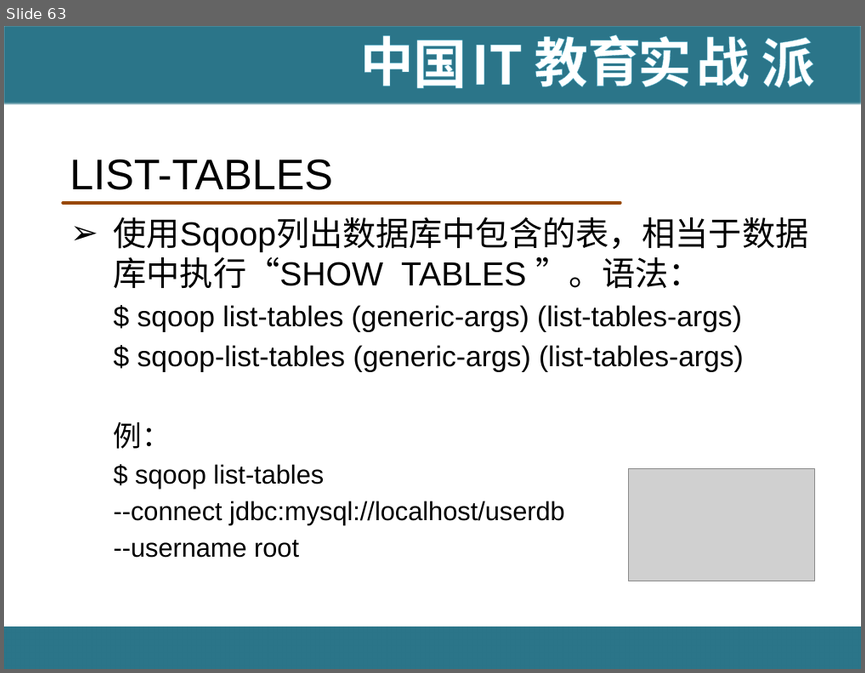
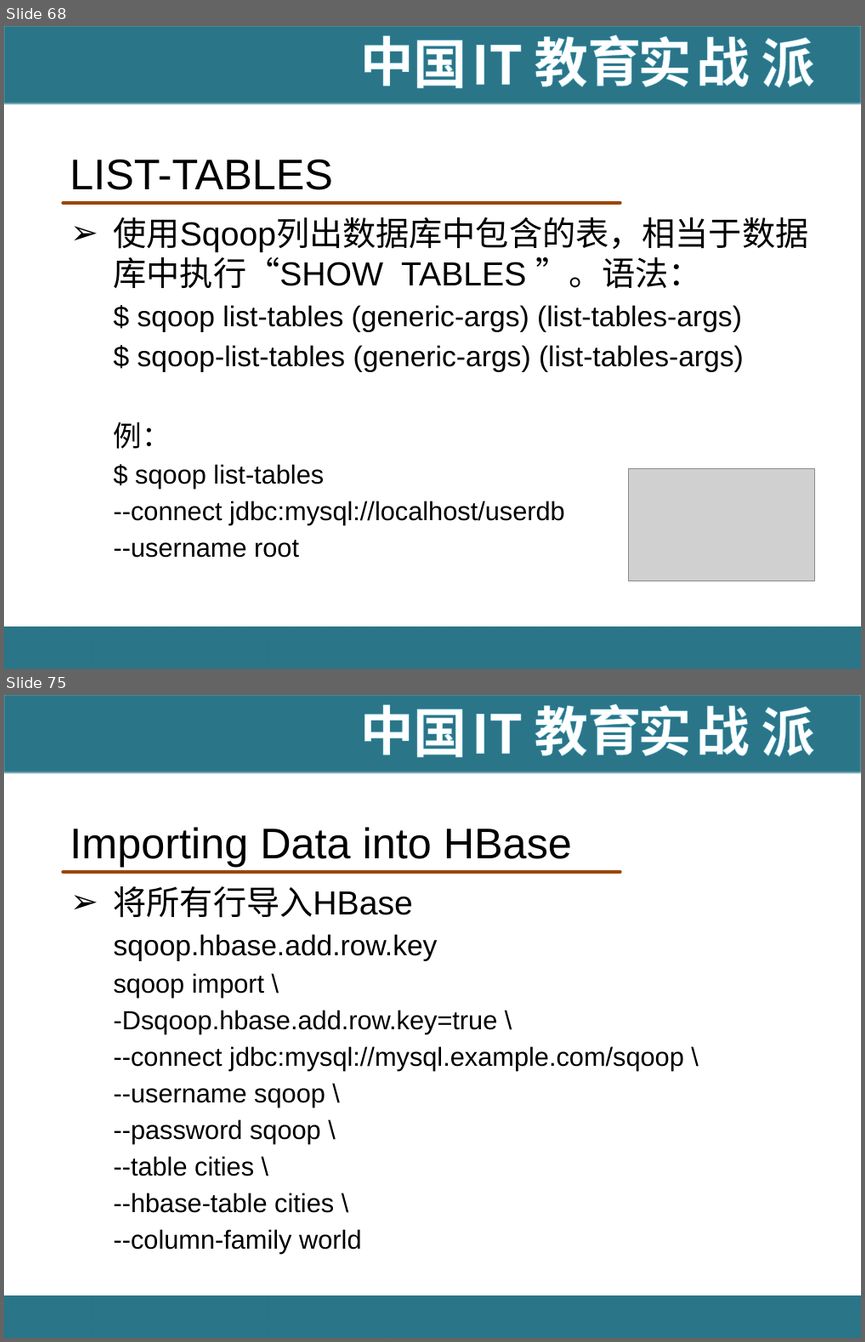
Before and after one commit to hanningxiao/BigData, a slide deck: [IT18掌www.it18zhang.com]Sqoop.pptx. Shown one above the other, each under a label of ours: slide 63 before the commit, slides 68 and 75 after it; the slides between them are not shown. The pictures are 865x673 and 865x1342 pixels, drawn with LibreOffice and Linux fonts; fonts in the diff are those of the drawing; grey boxes stand for pictures; background and template pictures are left out. Boxes give left, top, right and bottom in pixels: in the first picture for what was removed or moved away, otherwise in the second. Text is boxed around its words. In the diff, an @@ line names an element or a change of style, - is before the commit and + after.

Commit message:
update Sqoop

```diff
--- a/[IT18掌www.it18zhang.com]Sqoop.pptx
+++ b/[IT18掌www.it18zhang.com]Sqoop.pptx
@@ slide 75 added at [4,695,861,1338], background #FFFFFF; not listed: 11 template elements that a slide beside it also shows @@
@@ title added at [69,827,572,867], 36 pt, text #000000 @@
+Importing Data into HBase
@@ text added at [114,886,684,1253], 22 pt, text #000000 @@
+➢ 将所有行导入HBase
+  sqoop.hbase.add.row.key
+  sqoop import \
+  -Dsqoop.hbase.add.row.key=true \
+  --connect jdbc:mysql://mysql.example.com/sqoop \
+  --username sqoop \
+  --password sqoop \
+  --table cities \
+  --hbase-table cities \
+  --column-family world
@@ what was slide 63 is now slide 68 @@
```
Also in this commit, not shown: 1 slide changed, 12 other slides added.
